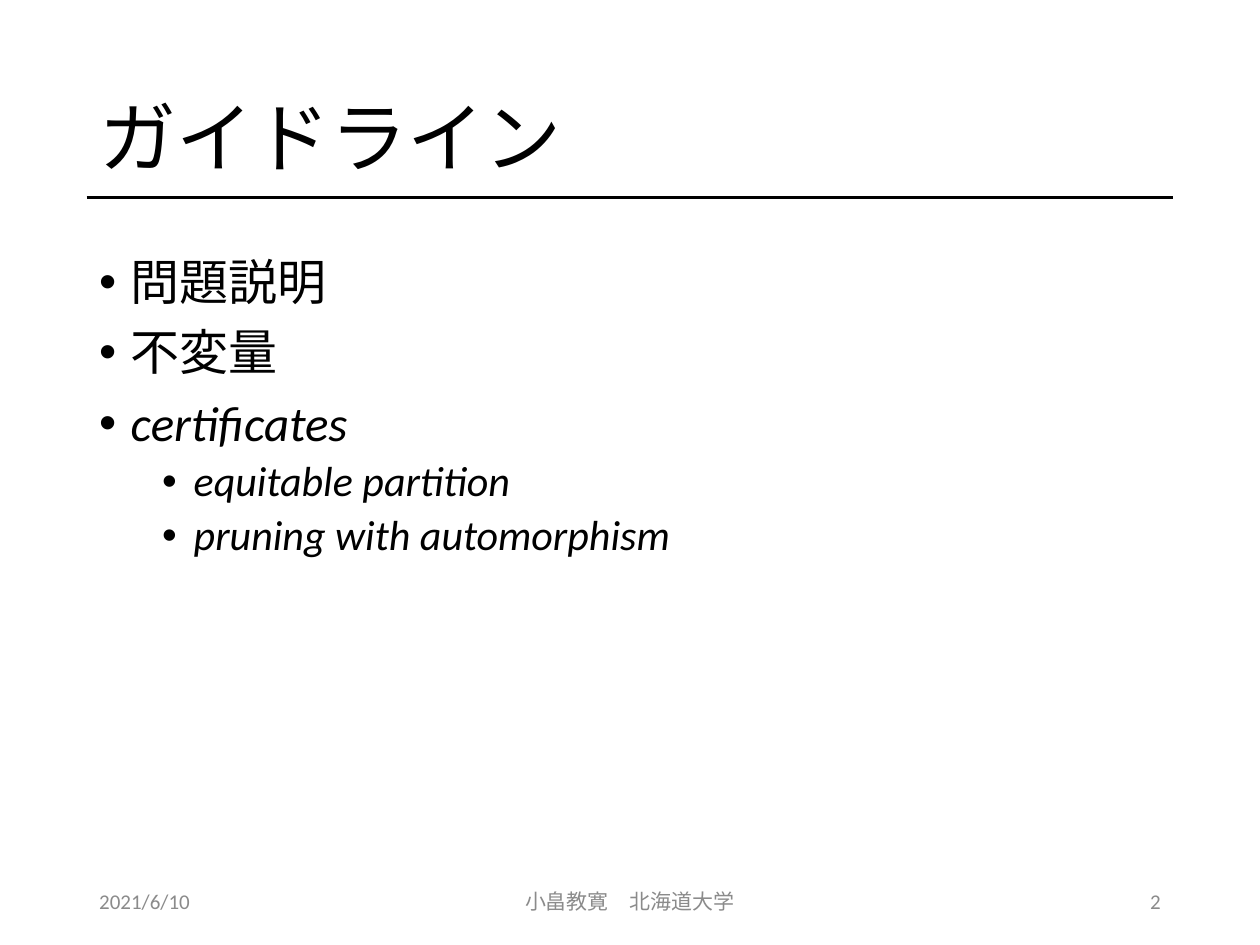
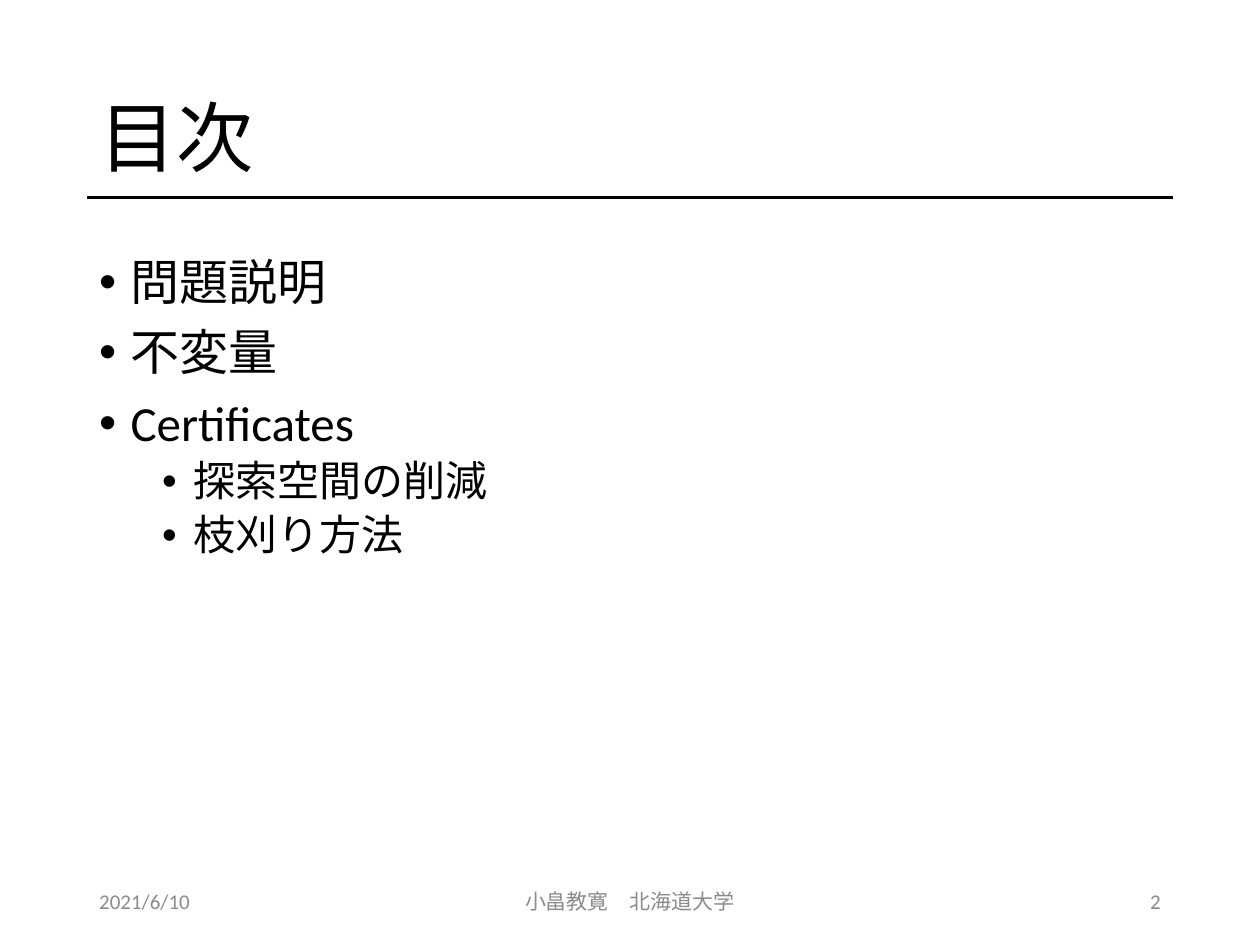
Before and after one commit to obatakyoukan/isomorphism, a slide deck: slide 2 of Isomorphism.pptx. Drawn at 1260x945 pixels with LibreOffice and Linux fonts; fonts in the diff are those of the drawing. Boxes give left, top, right and bottom in pixels: in the first picture for what was removed or moved away, otherwise in the second. Text is boxed around its words. In the diff, an @@ line names an element or a change of style, - is before the commit and + after.

```diff
--- a/Isomorphism.pptx
+++ b/Isomorphism.pptx
@@ title at (99, 101, 253, 172): text changed @@
-ガイドライン
+目次
@@ text at (131, 407, 488, 554): text changed; size 24 to 28 pt; italic off @@
-• certificates
-  • equitable partition
-  • pruning with automorphism
+• Certificates
+  • 探索空間の削減
+  • 枝刈り方法
```
Also in this commit, not shown: 4 other slides changed, 1 slide added, 2 slides removed.
